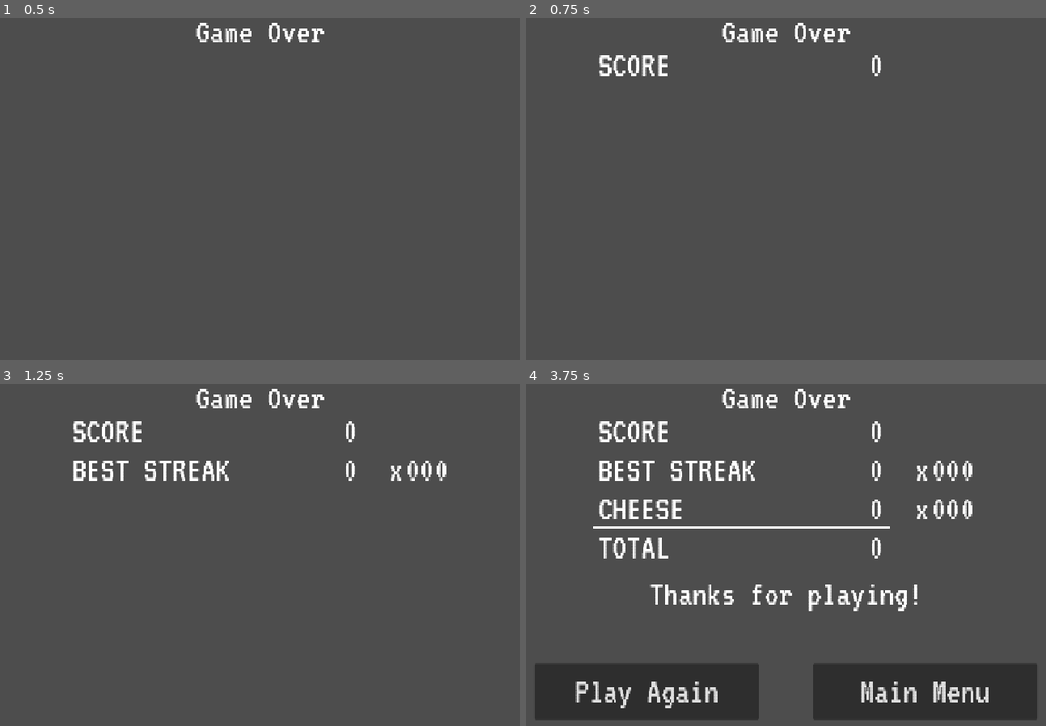
Above: before the commit, frames 1-4 (two rows, left to right).
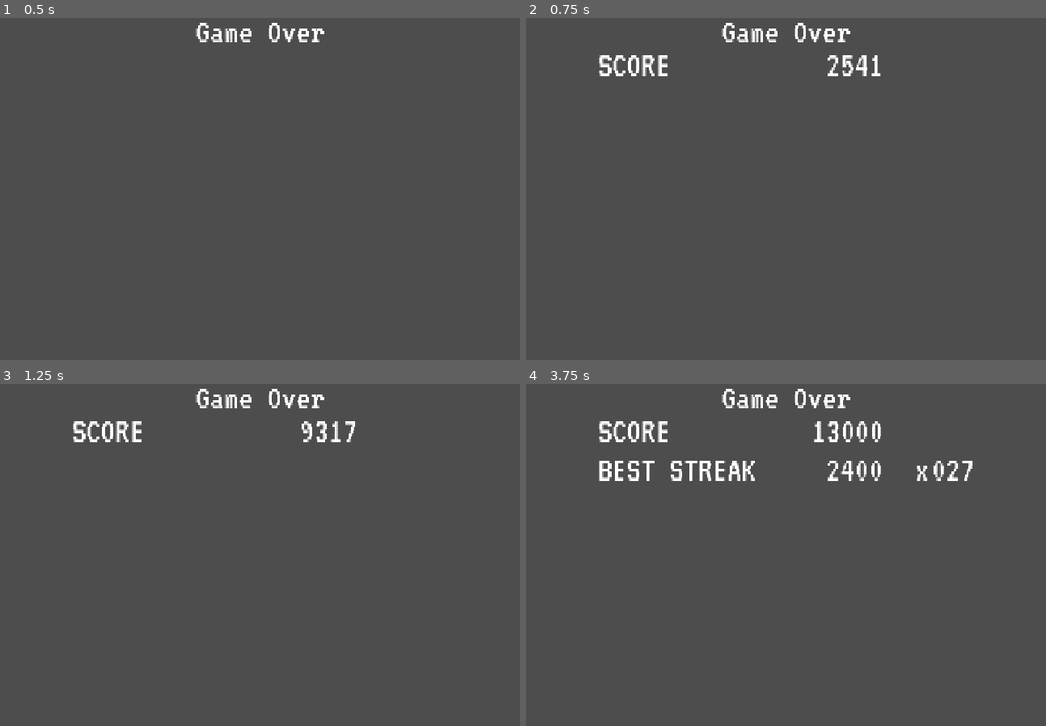
Above: after the commit, the same moments.

Repository: sdepouw/mathematics-and-cheese
Game: Godot game, scene res://Screens/GameOverScreen/game_over_screen.tscn
The game is run twice, just before and just after one commit, with the same random seed, the same clock (stepped at 60 frames per second) and the same inputs. This scene is started directly instead of the project's main scene. Sound files missing from this copy of the repository are replaced by a short silence.
Inputs (mouse positions are in pixels of both pictures, inside the frame that each line leads up to):
- Up to frame 1 (0.5 s): no input
- Up to frame 2 (0.75 s): tap Enter at 0.5 s; move the mouse to (926, 175) at 0.52 s; hold D (move_right) from 0.53 s (still down); tap Space (confirm) at 0.6 s; click (926, 175) at 0.67 s
- Up to frame 3 (1.25 s): keep holding D (move_right)
- Up to frame 4 (3.75 s): move the mouse to (656, 578) at 1.27 s; release D (move_right) at 1.28 s; hold S (move_down) 1.28-2.03 s; tap Space (confirm) at 1.35, 2, 2.1, 2.85, 3.6 s; move the mouse to (848, 479) at 2.02 s; hold D (move_right) 2.03-2.78 s; move the mouse to (754, 633) at 2.77 s; hold W (move_up) 2.78-3.53 s; click (754, 633) at 2.92 s; move the mouse to (978, 616) at 3.52 s; hold A (move_left) from 3.53 s (still down)

Frame 1 is identical in both runs. In frame 2, 0.3% of the frame differs, in the area x 58-69%, y 10-18%; in frame 3, 1.4%; in frame 4, 17%, in the area x 1-99%, y 10-99%.

Commit message:
Tally current score too

Diff:
--- a/Game/Screens/GameOverScreen/game_over_screen.gd
+++ b/Game/Screens/GameOverScreen/game_over_screen.gd
@@ -37,6 +37,10 @@
   get: return _cheeses * cheese_bonus_unit
 var _total_score: int:
   get: return _score + _streak_score + _cheese_score
+var _current_score: int:
+  set(value):
+    _current_score = value
+    _score_value.text = "%d" % value
 var _current_streak_score: int:
   set(value):
     _current_streak_score = value
@@ -57,6 +61,7 @@
   _cheeses = data[2]
 
 func _ready() -> void:
+  load_scene_data([13000, 27, 5])
   var high_score_reached: bool = _total_score > HighScore.get_current_high_score()
   _initialize_tally_display()
   await _tally_async()
@@ -75,7 +80,7 @@
   _sum_line.hide()
   _total_line.hide()
   _game_over_canvas.hide()
-  _score_value.text = "%d" % _score
+  _score_value.text = "0"
   _streak_value.text = "%03d" % _best_streak
   _streak_score_value.text = "0"
   _cheese_value.text = "%03d" % _cheeses
@@ -84,7 +89,14 @@
 
 func _tally_async() -> void:
   await _restart_score_line_timer_async()
+
   _score_line.show()
+  while _current_score < _score:
+    var increment: int = _current_score + 847
+    _tally_timer.start()
+    await _tally_timer.timeout
+    _tally_sound.play()
+    _current_score = clampi(increment, 0, _score)
   await _restart_score_line_timer_async()
 
   _streak_line.show()
